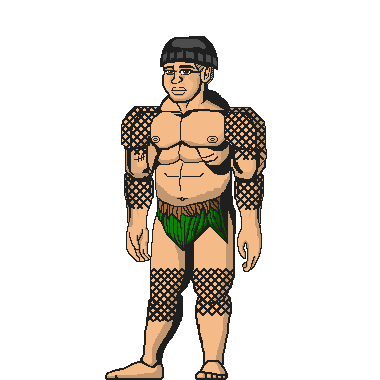
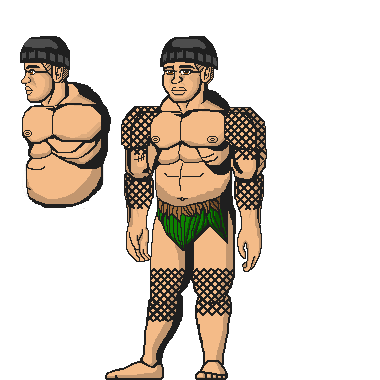
The second 380×380 image is a revision of the first. Changes to its layers:
added layer "Copiar de cabeça" above "cabeça" over 20, 36, 70, 103
added layer "Copiar de pescoço" above "pescoço" over 35, 76, 69, 106
added layer "Copiar de Fundo" above "Fundo" over 22, 82, 111, 169
added layer "Copiar de barriga" above "barriga" over 22, 144, 104, 209
